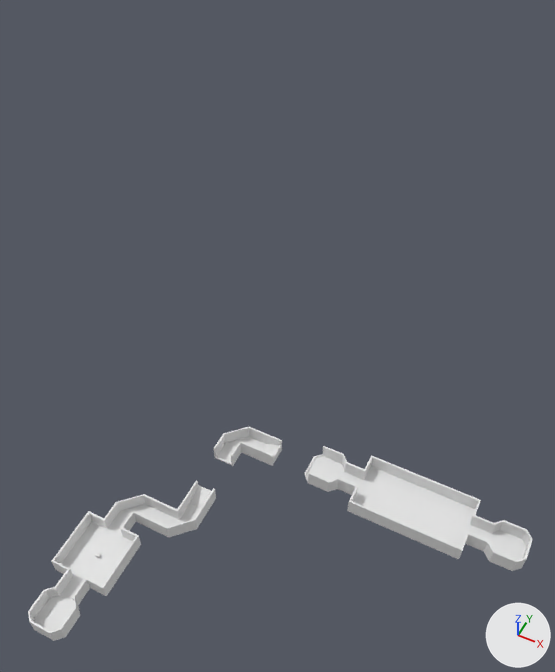
What one commit did to the FBX model Stage_0/Stage_0.fbx.
Rendered twice from a 50 mm camera at (166.0, -86.0, 380.0) aimed at (8.0, 231.0, -16.0). The lights are fixed; the arrows at lower right show +X, +Y and +Z. Where no turn or scale is listed for an object, it has been applied to the vertices. Vertices at the same position are counted once.

Before the edit, the objects in view are built like this:
```python
ob_平面_002 = bpy.data.objects.new('平面.002', me_平面_011)
ob_平面_002.location = (0.0, 21.0, 0.0)
ob_平面_003 = bpy.data.objects.new('平面.003', me_平面_002)
ob_平面_003.location = (0.0, 57.0, 0.0)
ob_平面_004 = bpy.data.objects.new('平面.004', me_平面_001)
ob_平面_004.location = (32.0, 79.0, 0.0)
ob_平面_005 = bpy.data.objects.new('平面.005', me_平面_020)
ob_平面_005.location = (32.0, 89.0, 0.0)
ob_平面_007 = bpy.data.objects.new('平面.007', me_平面)
ob_平面_007.location = (32.0, 119.0, 5.0)
ob_平面_010 = bpy.data.objects.new('平面.010', me_平面_008)
ob_平面_010.location = (88.0, 130.0, 10.0)
ob_平面_011 = bpy.data.objects.new('平面.011', me_平面_025)
ob_平面_011.location = (109.0, 130.0, 10.0)
ob_平面_012 = bpy.data.objects.new('平面.012', me_平面_024)
ob_平面_012.location = (103.0, 130.0, 10.0)
ob_平面_013 = bpy.data.objects.new('平面.013', me_平面_005)
ob_平面_013.location = (190.0, 130.0, 10.0)
# also in view: '平面' at (0.0, 0.0, 5.0)
```
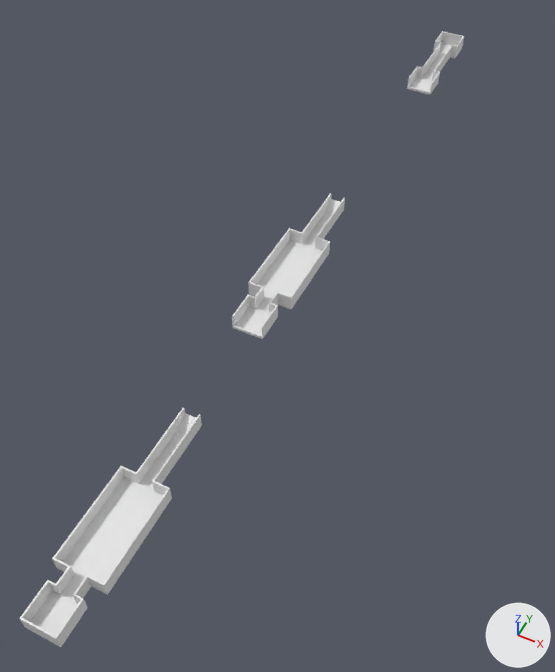
Location of each change, (x1, y1, x2, y2) in pixels of the pictures (555 x 672 px):
'長い広場', added
    after: (52, 466, 172, 595)
'平面.011', deleted
    before: (347, 455, 481, 559)
'平面.002', deleted
    before: (51, 511, 141, 596)
'長い広場.001', added
    after: (248, 228, 330, 309)
'平面', reshaped (32% wider, 24% taller)
    before: (28, 587, 80, 641)
    after: (19, 580, 88, 647)
'平面.013', deleted
    before: (484, 520, 533, 571)
'平面.003', deleted
    before: (104, 494, 162, 534)
'平面.004', deleted
    before: (149, 495, 207, 537)
'平面.007', deleted
    before: (214, 427, 266, 466)
'平面.010', deleted
    before: (305, 446, 347, 492)
'ReSpawn.001', added
    after: (232, 295, 278, 339)
'平面.001', moved
    before: (55, 570, 90, 605)
    after: (56, 567, 91, 600)
'平面.014', deleted
    before: (465, 515, 494, 551)
'ReSpawn.002', added
    after: (407, 67, 440, 95)
'ReSpawn.003', added
    after: (433, 31, 464, 58)
'平面.012', deleted
    before: (338, 462, 364, 495)
'道.001', added
    after: (136, 459, 166, 488)
'道.002', added
    after: (146, 446, 175, 477)
'道.003', added
    after: (156, 433, 184, 464)
'道.004', added
    after: (165, 420, 193, 451)
'平面.006', moved
    before: (190, 485, 211, 509)
    after: (326, 199, 340, 214)
'平面.009', moved, turned
    before: (262, 444, 281, 463)
    after: (178, 413, 196, 434)
'平面.008', deleted
    before: (256, 434, 282, 466)
'道.006', added
    after: (255, 288, 278, 312)
'道.005', added
    after: (174, 408, 202, 438)
'平面.005', deleted
    before: (187, 481, 216, 512)
'道.007', added
    after: (302, 224, 323, 247)
'道.008', added
    after: (308, 216, 329, 239)
'道.010', added
    after: (319, 201, 340, 225)
'道.009', added
    after: (314, 209, 334, 232)
'道.011', added
    after: (325, 193, 345, 216)
'道.012', added
    after: (422, 63, 438, 80)
'道.014', added
    after: (429, 53, 445, 71)
'道.015', added
    after: (432, 48, 449, 67)
'道.013', added
    after: (425, 58, 442, 75)
'道.016', added
    after: (436, 44, 452, 61)

What changed in the scene script:
```text
Change me_平面_003:
    remove me_平面_003.from_pydata(...)  # 64 vertices, 62 faces; spans x -10.0..10.0, y -10.0..10.0, z 0.0..10.0
    add me_平面_003.from_pydata(...)  # 30 vertices, 26 faces; spans x -11.0..11.0, y -11.0..11.0, z 0.0..11.0
    me_平面_003 part 1
    62 vertices are removed from x -10.0..10.0, y -10.0..10.0, z 0.0..10.0
    62 faces are deleted
    10 vertices are added at x -11.0..11.0, y -11.0..11.0, z 1.0
    12 new vertices lie (0.0, 0.0, 10.0) away from vertices in x -11.0..11.0, y -11.0..11.0, z 1.0
    6 new vertices lie (0.0, 0.0, -1.0) away from vertices in x -11.0..11.0, y -11.0..11.0, z 1.0
    26 new faces join them
Remove ob_平面_011:
    ob_平面_011 = bpy.data.objects.new('平面.011', me_平面_025)
Remove ob_平面_010:
    ob_平面_010 = bpy.data.objects.new('平面.010', me_平面_008)
Remove ob_平面_013:
    ob_平面_013 = bpy.data.objects.new('平面.013', me_平面_005)
Remove ob_平面_004:
    ob_平面_004 = bpy.data.objects.new('平面.004', me_平面_001)
Remove ob_平面_005:
    ob_平面_005 = bpy.data.objects.new('平面.005', me_平面_020)
Change ob_平面_006:
    ob_平面_006.location: (32.0, 84.0, 1.0) -> (0.0, 337.0, 11.0)
Change ob_平面_001:
    ob_平面_001.location: (0.0, 15.0, 0.0) -> (0.0, 16.0, 0.0)
Remove ob_平面_003:
    ob_平面_003 = bpy.data.objects.new('平面.003', me_平面_002)
Remove ob_平面_007:
    ob_平面_007 = bpy.data.objects.new('平面.007', me_平面)
Remove ob_平面_012:
    ob_平面_012 = bpy.data.objects.new('平面.012', me_平面_024)
Remove ob_平面_008:
    ob_平面_008 = bpy.data.objects.new('平面.008', me_平面_022)
Remove ob_平面_002:
    ob_平面_002 = bpy.data.objects.new('平面.002', me_平面_011)
Change ob_平面_009:
    ob_平面_009.rotation_euler: (0.0, 0.0, -1.571) -> (0.0, 0.0, 0.0)  # degrees (0, 0, -90) -> degrees (0, 0, 0)
    ob_平面_009.location: (48.0, 130.0, 6.0) -> (0.0, 123.0, 1.0)
Remove ob_平面_014:
    ob_平面_014 = bpy.data.objects.new('平面.014', me_平面_026)
Add ob_道_005:
    ob_道_005 = bpy.data.objects.new('道.005', me_平面_031)  # 24 vertices, 22 faces; spans x -6.0..6.0, y -5.0..5.0, z 0.0..11.0
    ob_道_005.location = (0.0, 128.0, 0.0)
Add ob_respawn_001:
    ob_respawn_001 = bpy.data.objects.new('ReSpawn.001', me_立方体_001)  # 42 vertices, 38 faces; spans x -11.0..11.0, y -11.0..11.0, z 0.0..11.0
    ob_respawn_001.location = (0.0, 214.0, 10.0)
Add ob_respawn_002:
    ob_respawn_002 = bpy.data.objects.new('ReSpawn.002', me_立方体_002)  # 42 vertices, 38 faces; spans x -11.0..11.0, y -11.0..11.0, z 0.0..11.0
    ob_respawn_002.location = (0.0, 541.0, 10.0)
Add ob_respawn_003:
    ob_respawn_003 = bpy.data.objects.new('ReSpawn.003', me_立方体_003)  # 42 vertices, 38 faces; spans x -11.0..11.0, y -11.0..11.0, z 0.0..12.0
    ob_respawn_003.location = (0.0, 613.0, 10.0)
Add ob_道_010:
    ob_道_010 = bpy.data.objects.new('道.010', me_平面_031.copy())
    ob_道_010.location = (0.0, 332.0, 10.0)
Add ob_長い広場_001:
    ob_長い広場_001 = bpy.data.objects.new('長い広場.001', me_平面_016)  # 72 vertices, 70 faces; spans x -16.0..16.0, y -1.0..61.0, z 0.0..11.0
    ob_長い広場_001.location = (0.0, 236.0, 10.0)
Add ob_道_011:
    ob_道_011 = bpy.data.objects.new('道.011', me_平面_031.copy())
    ob_道_011.location = (0.0, 342.0, 10.0)
Add ob_道_006:
    ob_道_006 = bpy.data.objects.new('道.006', me_平面_031.copy())
    ob_道_006.location = (0.0, 230.0, 10.0)
Add ob_道_014:
    ob_道_014 = bpy.data.objects.new('道.014', me_平面_031.copy())
    ob_道_014.location = (0.0, 577.0, 10.0)
Add ob_道_007:
    ob_道_007 = bpy.data.objects.new('道.007', me_平面_031.copy())
    ob_道_007.location = (0.0, 302.0, 10.0)
Add ob_道_008:
    ob_道_008 = bpy.data.objects.new('道.008', me_平面_031.copy())
    ob_道_008.location = (0.0, 312.0, 10.0)
Add ob_道_003:
    ob_道_003 = bpy.data.objects.new('道.003', me_平面_031.copy())
    ob_道_003.location = (0.0, 108.0, 0.0)
Add ob_道_001:
    ob_道_001 = bpy.data.objects.new('道.001', me_平面_031.copy())
    ob_道_001.location = (0.0, 88.0, 0.0)
Add ob_道_002:
    ob_道_002 = bpy.data.objects.new('道.002', me_平面_031.copy())
    ob_道_002.location = (0.0, 98.0, 0.0)
Add ob_道_012:
    ob_道_012 = bpy.data.objects.new('道.012', me_平面_031.copy())
    ob_道_012.location = (0.0, 557.0, 10.0)
Add ob_道_016:
    ob_道_016 = bpy.data.objects.new('道.016', me_平面_031.copy())
    ob_道_016.location = (0.0, 597.0, 10.0)
Add ob_長い広場:
    ob_長い広場 = bpy.data.objects.new('長い広場', me_平面_016.copy())
    ob_長い広場.location = (0.0, 22.0, 0.0)
Add ob_道_013:
    ob_道_013 = bpy.data.objects.new('道.013', me_平面_031.copy())
    ob_道_013.location = (0.0, 567.0, 10.0)
Add ob_道_009:
    ob_道_009 = bpy.data.objects.new('道.009', me_平面_031.copy())
    ob_道_009.location = (0.0, 322.0, 10.0)
Add ob_道_004:
    ob_道_004 = bpy.data.objects.new('道.004', me_平面_031.copy())
    ob_道_004.location = (0.0, 118.0, 0.0)
Add ob_道_015:
    ob_道_015 = bpy.data.objects.new('道.015', me_平面_031.copy())
    ob_道_015.location = (0.0, 587.0, 10.0)
```
